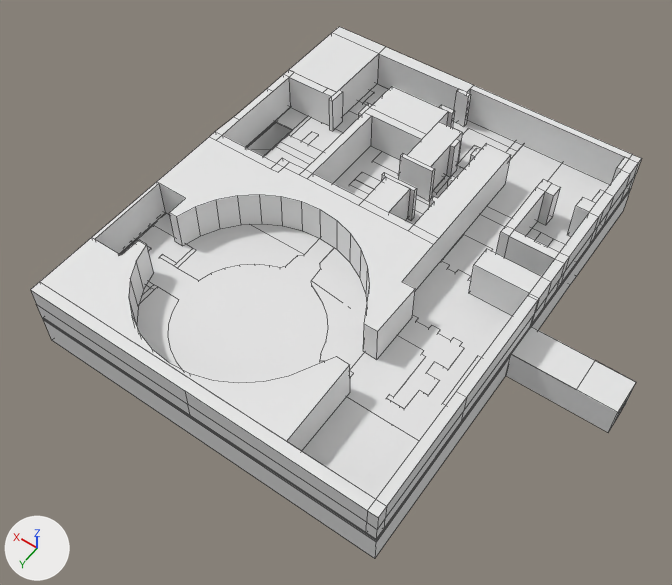
The Blender file Assets/Scenes/Desert/RevampedMap/BlenderPyramid.blend: old version first, new version second.
Rendered twice from a 50 mm camera at (50.9, 105.1, 154.9) aimed at (118.8, 10.1, 5.6). The axes (+X, +Y, +Z) are drawn at lower left. The lights are the same throughout. Mesh edges are drawn as thin lines.

The first picture shows 'Bottom Floor', 'FirstFloor'.
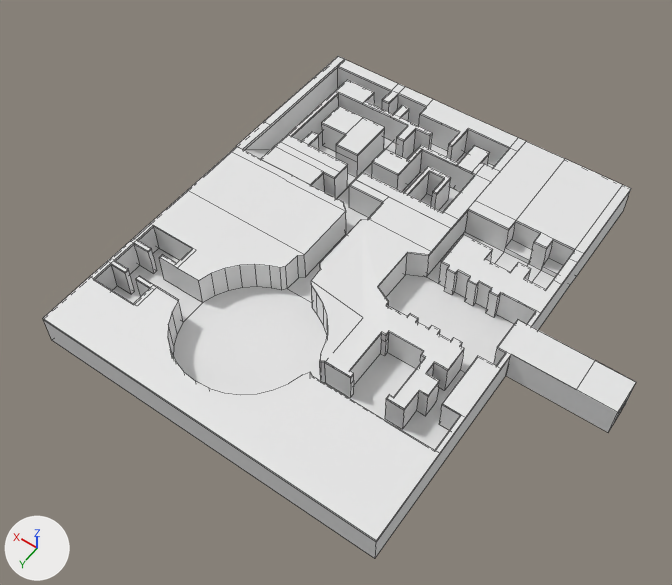
What differs and where, as boxes (x1, y1, x2, y2) in the pictures (672 x 585 px):
'FirstFloor', hidden
    before: (30, 27, 642, 541)
'Bottom Floor', reshaped
    before: (43, 107, 636, 558)
    after: (43, 56, 636, 558)
part 1 of me_circle_003, built on
    before: (615, 410, 622, 421)
    after: (173, 275, 622, 450)

What the commit changed:
me_circle_003 is used by ob_bottom_floor; location (0.0, 0.0, 0.0).
me_circle_003 had 1585 vertices, 850 faces, 12 loose edges and spanned x 60.0..161.1, y -50.0..50.0, z 0.0..7.7.
me_circle_003 now has 1634 vertices, 894 faces, 12 loose edges and spans x 60.0..161.1, y -50.0..50.0, z 0.0..7.7.
Part 1, on me_circle_003:
76 faces are deleted.
1 loose edge is deleted.
49 vertices are added at x 83.0..110.9, y 8.0..30.0, z 0.0.
1 loose edge is added.
122 new faces join them.
Object 'FirstFloor' (ob_firstfloor) is now hidden.
